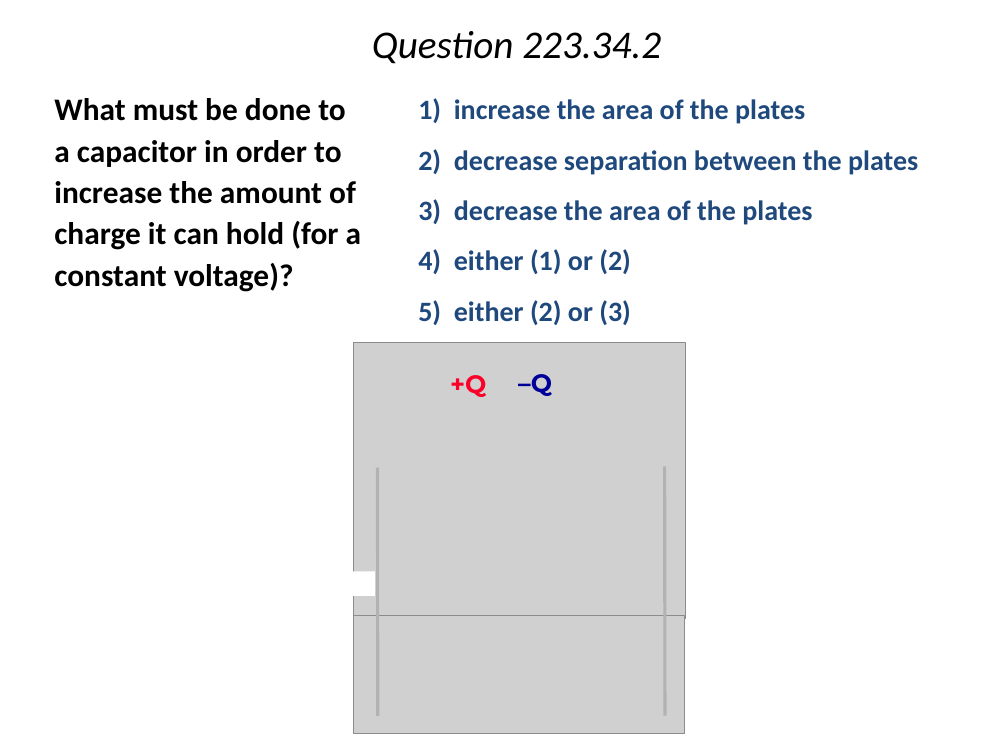
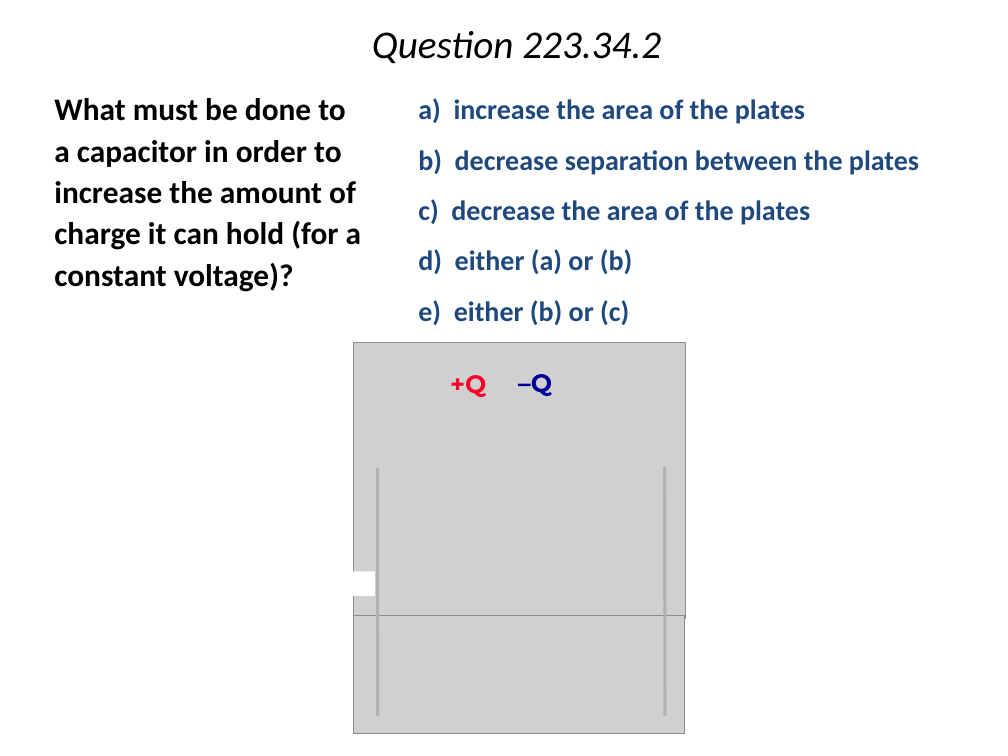
Before and after one commit to rtlines/PH223-Engineering-Physics, a slide deck: slide 7 of Slides/PH223_Lecture_34.pptx. Drawn at 1008x756 pixels with LibreOffice and Linux fonts; fonts in the diff are those of the drawing; grey boxes stand for pictures. Boxes give left, top, right and bottom in pixels: in the first picture for what was removed or moved away, otherwise in the second. Text is boxed around its words. In the diff, an @@ line names an element or a change of style, - is before the commit and + after.

```diff
--- a/Slides/PH223_Lecture_34.pptx
+++ b/Slides/PH223_Lecture_34.pptx
@@ text at <box>418,98,919,325</box>: text changed @@
-1) increase the area of the plates
-2) decrease separation between the plates
-3) decrease the area of the plates
-4) either (1) or (2)
-5) either (2) or (3)
+a) increase the area of the plates
+b) decrease separation between the plates
+c) decrease the area of the plates
+d) either (a) or (b)
+e) either (b) or (c)
```
Also in this commit, not shown: 9 other slides changed, 4 other files.
